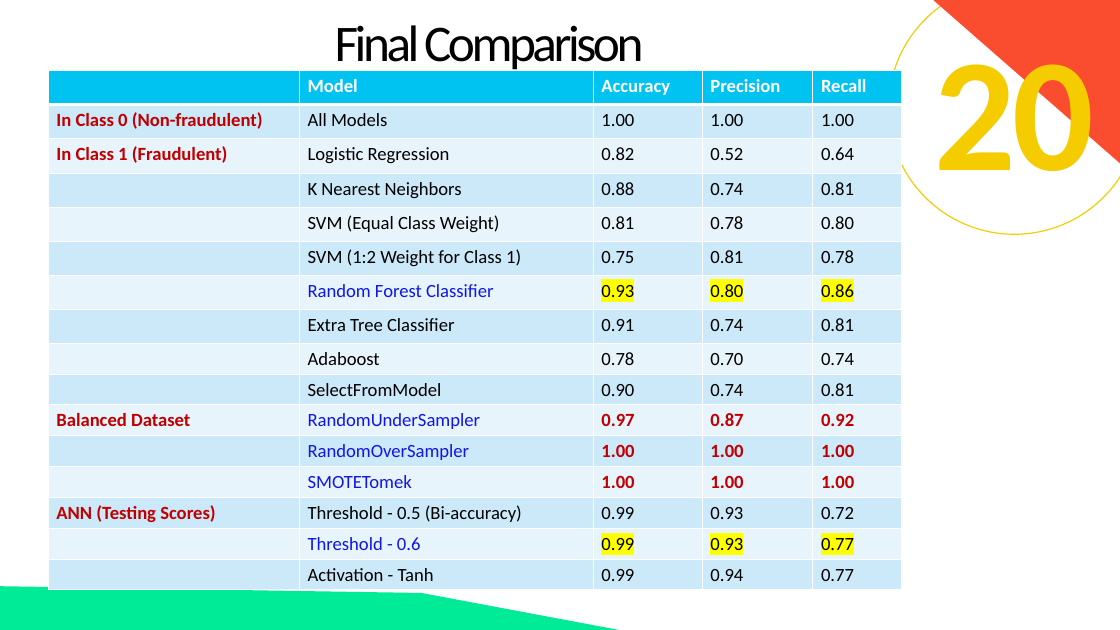
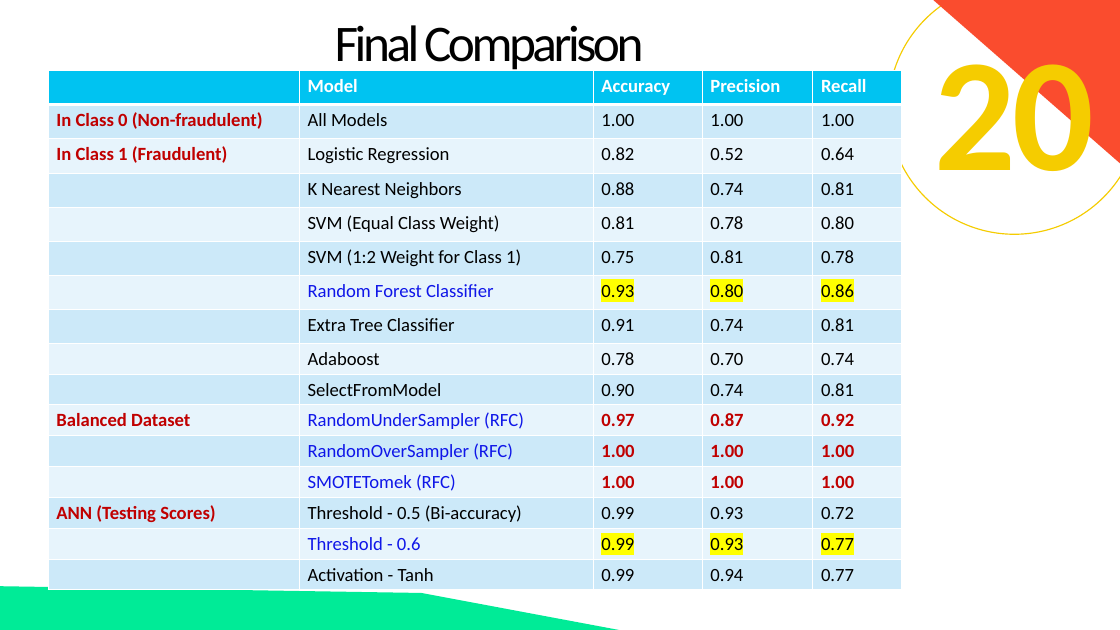
Before and after one commit to fbrowther/Detecting-Fraudulent-Credit-Card-Transactions-Using-Machine-Learning, a slide deck: slide 23 of Presentation - CreditCardTransactions.pptx. Drawn at 1120x630 pixels with LibreOffice and Linux fonts; fonts in the diff are those of the drawing. Boxes give left, top, right and bottom in pixels: in the first picture for what was removed or moved away, otherwise in the second. Text is boxed around its words. In the diff, an @@ line names an element or a change of style, - is before the commit and + after.

```diff
--- a/Presentation - CreditCardTransactions.pptx
+++ b/Presentation - CreditCardTransactions.pptx
@@ table at <box>48,71,902,590</box> @@
-row 11, column 2: RandomUnderSampler
+row 11, column 2: RandomUnderSampler (RFC)
-row 12, column 2: RandomOverSampler
+row 12, column 2: RandomOverSampler (RFC)
-row 13, column 2: SMOTETomek
+row 13, column 2: SMOTETomek (RFC)
```
Also in this commit, not shown: 4 other slides changed, 1 other file.
